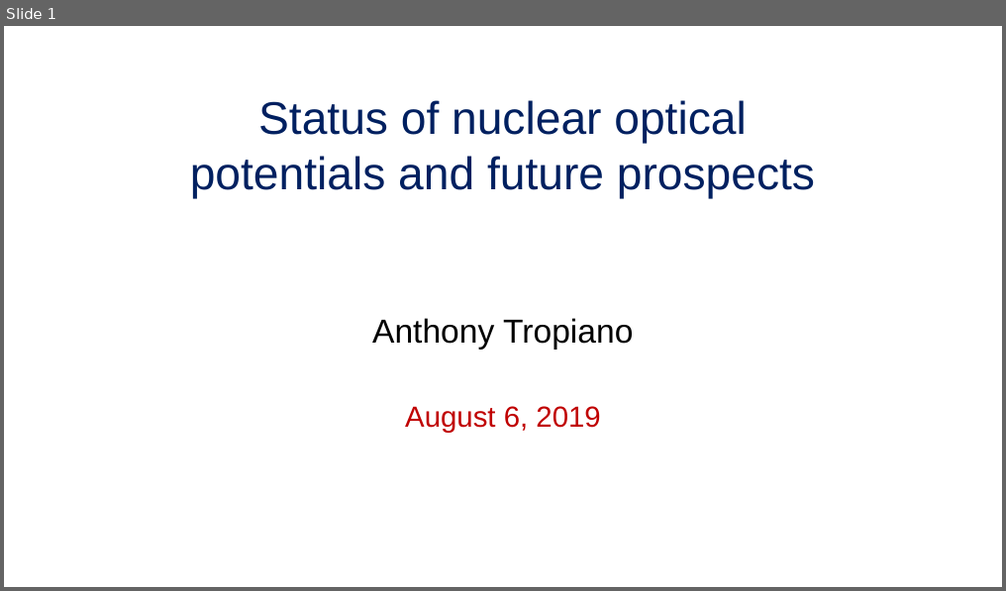
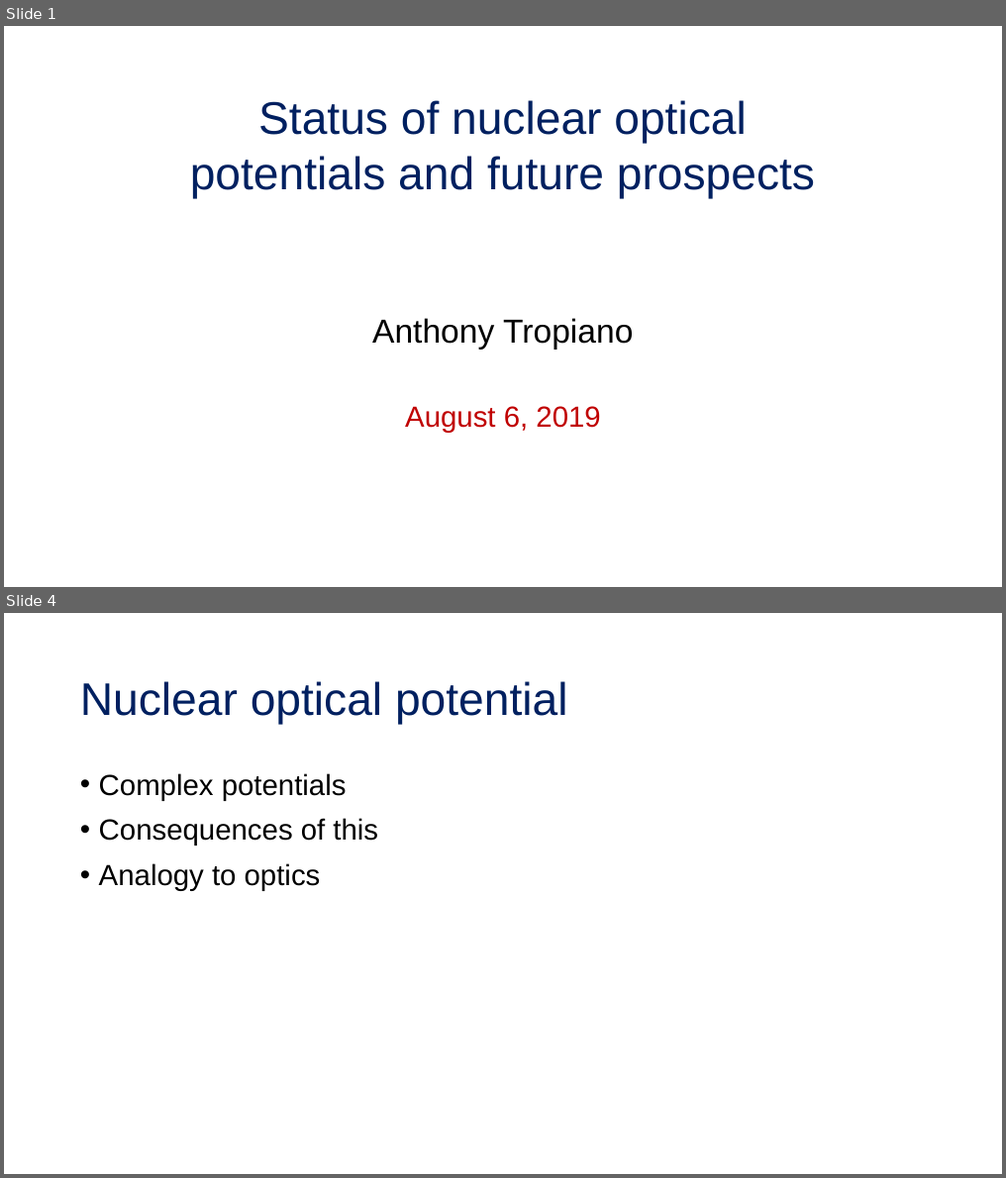
Before and after one commit to tropiano4/tropiano-srg, a slide deck: Presentations/Candidacy_2019/candidacy_presentation.pptx. Shown one above the other, each under a label of ours: slide 1 before the commit, slides 1 and 4 after it; the slides between them are not shown. The pictures are 1006x591 and 1006x1178 pixels, drawn with LibreOffice and Linux fonts; fonts in the diff are those of the drawing; background and template pictures are left out. Boxes give left, top, right and bottom in pixels: in the first picture for what was removed or moved away, otherwise in the second. Text is boxed around its words. In the diff, an @@ line names an element or a change of style, - is before the commit and + after.

```diff
--- a/Presentations/Candidacy_2019/candidacy_presentation.pptx
+++ b/Presentations/Candidacy_2019/candidacy_presentation.pptx
@@ slide 4 added at box(4, 613, 1002, 1174), background picture (left out) @@
@@ title added at box(80, 681, 568, 725), 44 pt, text #002060 @@
+Nuclear optical potential
@@ text added at box(99, 773, 378, 891), 28 pt, text #000000 @@
+• Complex potentials
+• Consequences of this
+• Analogy to optics
```
Also in this commit, not shown: 16 other slides added, 2 slides removed.
